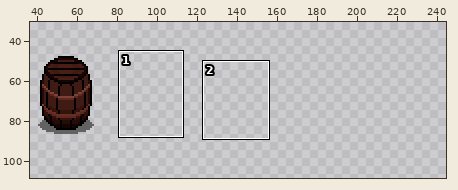
Pixel-art file: Drawing/Map/GhostShipStructure.aseprite. The first picture is a wide view before the edit; the outline marks the close-up.
Close-up. Before:
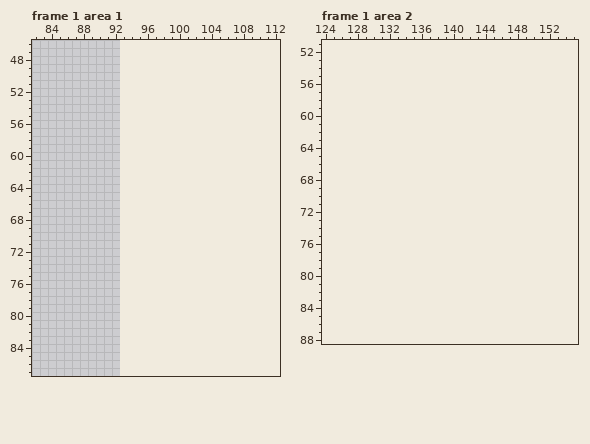
78x69 pixels, 4 frames. Colours within 5 levels of each other are drawn and written as one. Shown: frame 1 area 1: x 82..112, y 46..87; frame 1 area 2: x 124..155, y 51..88. The old version is drawn lined up with the new one, on the new canvas. The wide view leaves out empty margins. The commit also changed other frames or places, which this record leaves out.
And afterwards:
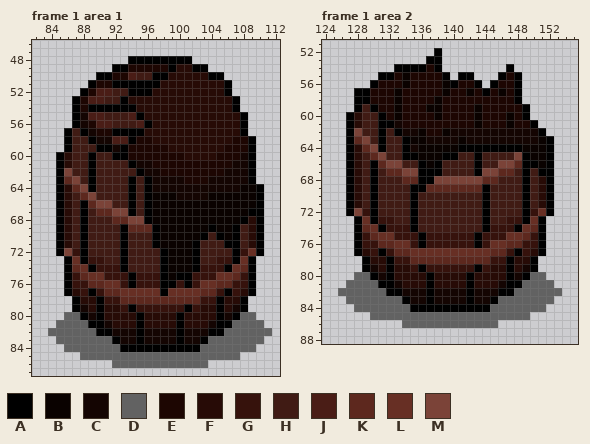
Palette (. is transparent): A #000000  B #0a0200  C #140502  D #626262  E #1d0602  F #270b06  G #36120c  H #401b14  J #4a1d16  K #5d281e  L #672f24  M #7b4338
Difference:
canvas 78x69 -> 250x151, the old top-left corner now at 15,30
Changed rows in their new state; - is an unchanged pixel.
Frame 1 area 1:
first column x 84:
48 ----------AAAAAAAA----------
49 --------AAEEEEEAFFAA--------
50 ------AAEEJHHAAFFFFFAA------
51 -----AEEAAAAAAFFFFFFFFA-----
52 ----AEJJHHAAAFFFFFFFFFA-----
53 ---AEJJHHAFFFFFFFFFFFFFA----
54 ---AEAAAAAAFFFFFFFFFFFFA----
55 ---ACJJHHHJAFFFFFFFFFFFFA---
56 ---ACEJJHHHJAFFFFFFFFFFFA---
57 --AHACEEAAAAFFFFFFFFFFFFA---
58 --AHHACCJJAEEFFFFFFFFFFEEA--
59 --AHHHAACAEEEEEFFFFFFFEEEA--
60 -AFHHAHHAAEEEEEEEFFFFEEECA--
61 -AFHHAHHHHACCEEEEEEEEEECCA--
62 -AMHHAHHHHHACCEEEEEEEECCCA--
63 -AKMHAHHHHAHACCCCEEECCCCCA--
64 -AFKMAHHHHAHACCCCCCCCCCCBBA-
65 -AFHKMHHHHAHABBBCCCCBBBBBBA-
66 -AFHAKMMHHAHABBBBBBBBBBBBBA-
67 -AFHAHKKMMAHABBBBBBBBBBBBAA-
68 -AFHAHHHKKMMABBBBBBBBBBBAFA-
69 -AFHAHHHHAKKKABBBBBBABBAHFA-
70 -AFHAHHHHAHHHABBBBBAHABAHFA-
71 -AFHAHHHHAHHHABBBBAHHHAAHFA-
72 -AMGAHHHHAHHHHABBBAHHHHAGLA-
73 --ALAGGHHAHHHHABBBAHHGGALA--
74 --AKLAGGGAHHHHABBBAGGGALKA--
75 --AGKLLGGGAGGGABAAGGGLLKGA--
76 --AGGKKLLGAGGGAAGAGLLKKGGA--
77 --AFGAGKKLLLLLALLLLKKGAGFA--
78 ---AFFAGGKKKKKKKKKKGGAFFA---
79 ---ACFAFFGAGGGGGGAGFFAFCA---
80 --DDACAFFFFAFFFFAFFFFACADD--
81 -DDDDAACFFFAFFFFAFFFCAADDDD-
82 DDDDDDAACCCACCCCACCCAADDDDDD
83 -DDDDDDDACCACCCCACCADDDDDDD-
84 --DDDDDDDAAAAAAAAAADDDDDDD--
85 ----DDDDDDDDDDDDDDDDDDDD----
86 --------DDDDDDDDDDDD--------
Frame 1 area 2:
first column x 126:
52 ------------A---------------
53 -----------AA---------------
54 -------AAAAEA--------A------
55 -----AAEBEEEEA-AA---AEA-----
56 ----AEEEBEEEEBAEEA-AEEA-----
57 --AAEEEBEEEEEBEEBEAEBEA-----
58 --AAEEEBEEEEBEEEEEEEEEA-----
59 --AHAEEBEEEBBEEEEBEEEEEA----
60 -AFHHAEBEEEEBEEEEBEEEBEA----
61 -AFHHAACEEEEEEEEEBEEEBEEA---
62 -AMHHAHACCBEEBCCCCCCCCCCCA--
63 -AKMHAHHABBCCCCBCCCCCCCCCBA-
64 -AFKMAHHACBBBBBAAAAAAAABBBA-
65 -AFHKMHHAABBBAAHHAHHHHMABBA-
66 -AFHAKMMHHABAHHHHAHHMMKAABA-
67 -AFHAHKKMMAAAHHHHAMMKKHAHAA-
68 -AFHAHHHKKAAMMMMMMKKHHHAHFA-
69 -AFHAHHHHAAKKKKKKKAHHHHAHFA-
70 -AFHAHHHHAHHHHHHHHAHHHHAHFA-
71 -AFHAHHHHAHHHHHHHHAHHHHAHFA-
72 -AMGAHHHHAHHHHHHHHAHHHHAGLA-
73 --ALAGGHHAHHHHHHHHAHHGGALA--
74 --AKLAGGGAHHHHHHHHAGGGALKA--
75 --AGKLLGGGAGGGGGGAGGGLLKGA--
76 --AGGKKLLGAGGGGGGAGLLKKGGA--
77 --AFGAGKKLLLLLLLLLLKKGAGFA--
78 ---AFFAGGKKKKKKKKKKGGAFFA---
79 ---ACFAFFGAGGGGGGAGFFAFCA---
80 --DDACAFFFFAFFFFAFFFFACADD--
81 -DDDDAACFFFAFFFFAFFFCAADDDD-
82 DDDDDDAACCCACCCCACCCAADDDDDD
83 -DDDDDDDACCACCCCACCADDDDDDD-
84 --DDDDDDDAAAAAAAAAADDDDDDD--
85 ----DDDDDDDDDDDDDDDDDDDD----
86 --------DDDDDDDDDDDD--------
Changed places in both close-ups, as pixel boxes (x1, y1, x2, y2):
added: (48, 56, 272, 368)
added: (338, 48, 562, 328)
